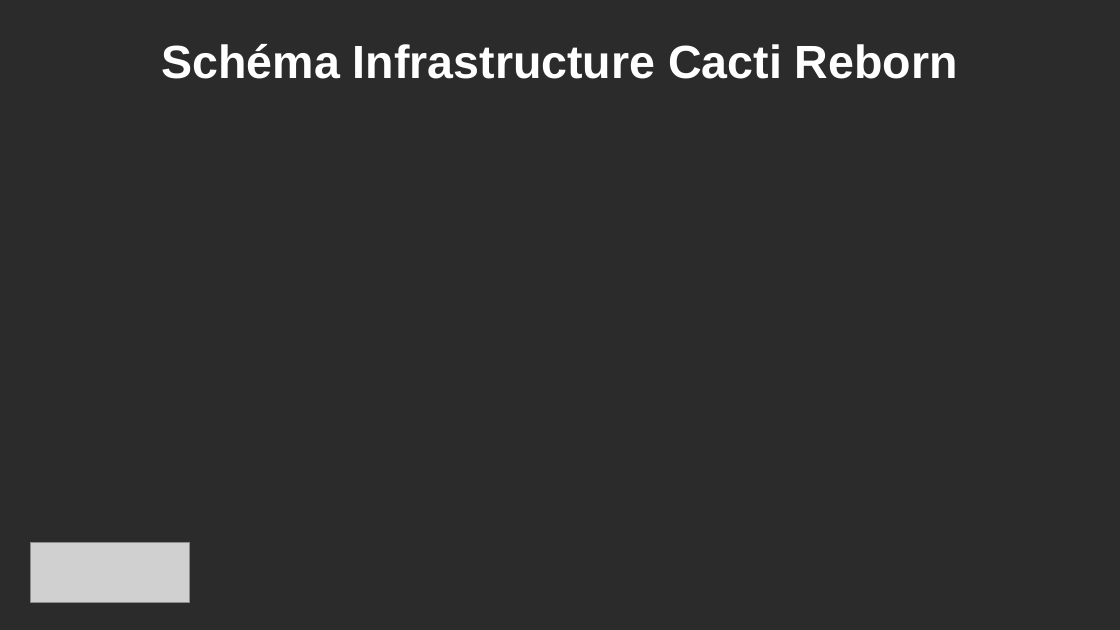
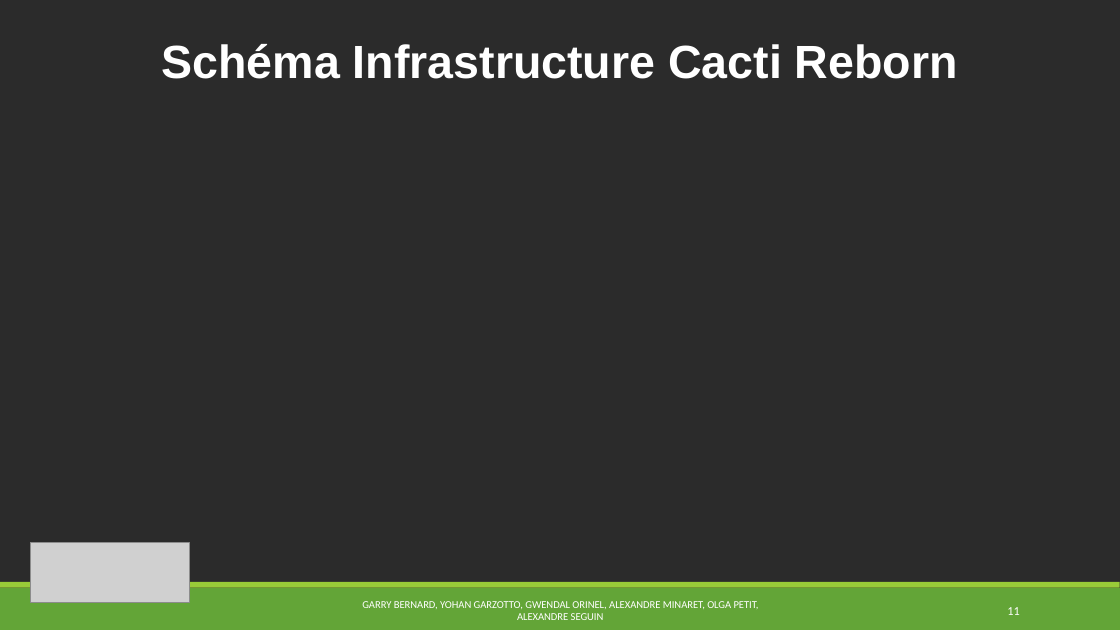
Before and after one commit to MSIR2018/Supervision-Cacti, a slide deck: slide 11 of Powerpoint.pptx. Drawn at 1120x630 pixels with LibreOffice and Linux fonts; fonts in the diff are those of the drawing; grey boxes stand for pictures; background and template pictures are left out; a plain dark background stands for a picture behind light text. Boxes give left, top, right and bottom in pixels: in the first picture for what was removed or moved away, otherwise in the second. Text is boxed around its words. In the diff, an @@ line names an element or a change of style, - is before the commit and + after.

```diff
--- a/Powerpoint.pptx
+++ b/Powerpoint.pptx
@@ rectangle added at box(0, 588, 1120, 630), fill #63A537 @@
@@ rectangle added at box(0, 582, 1120, 588), fill #99CB38 @@
@@ text added at box(362, 601, 759, 620), 7.4 pt, text #FFFFFF @@
+GARRY BERNARD, YOHAN GARZOTTO, GWENDAL ORINEL, ALEXANDRE MINARET, OLGA PETIT, ALEXANDRE SEGUIN
@@ page number added at box(1007, 607, 1019, 615), 8.7 pt, text #FFFFFF @@
+11
```
Also in this commit, not shown: 11 other slides changed, 1 slide added, 1 slide removed.
